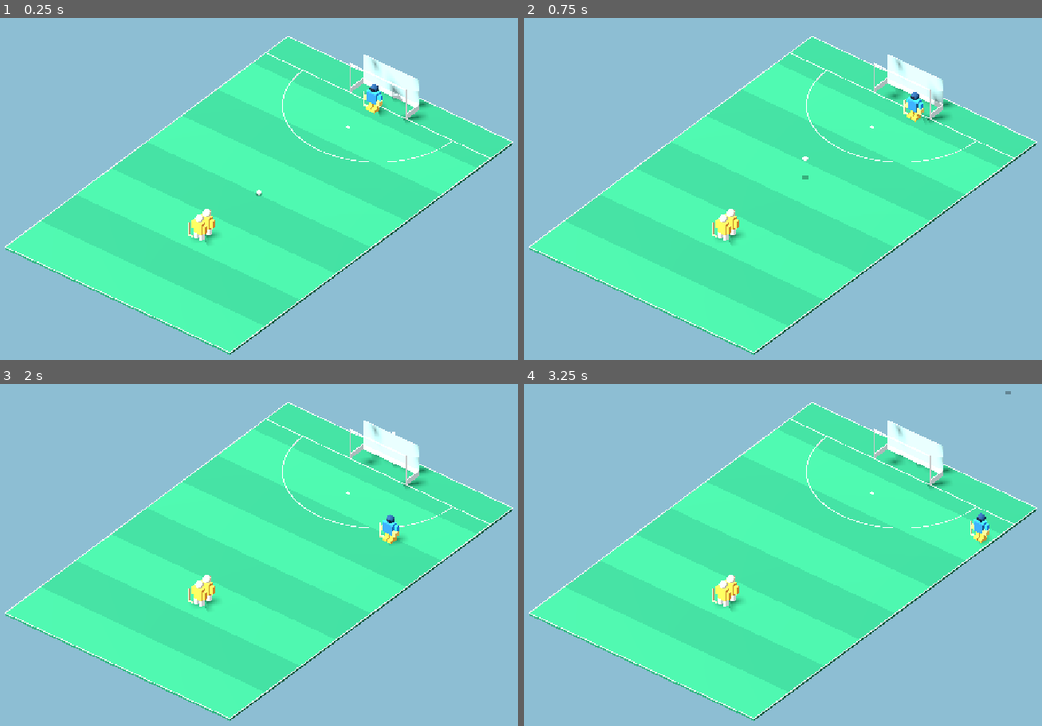
Above: before the commit, frames 1-4 (two rows, left to right).
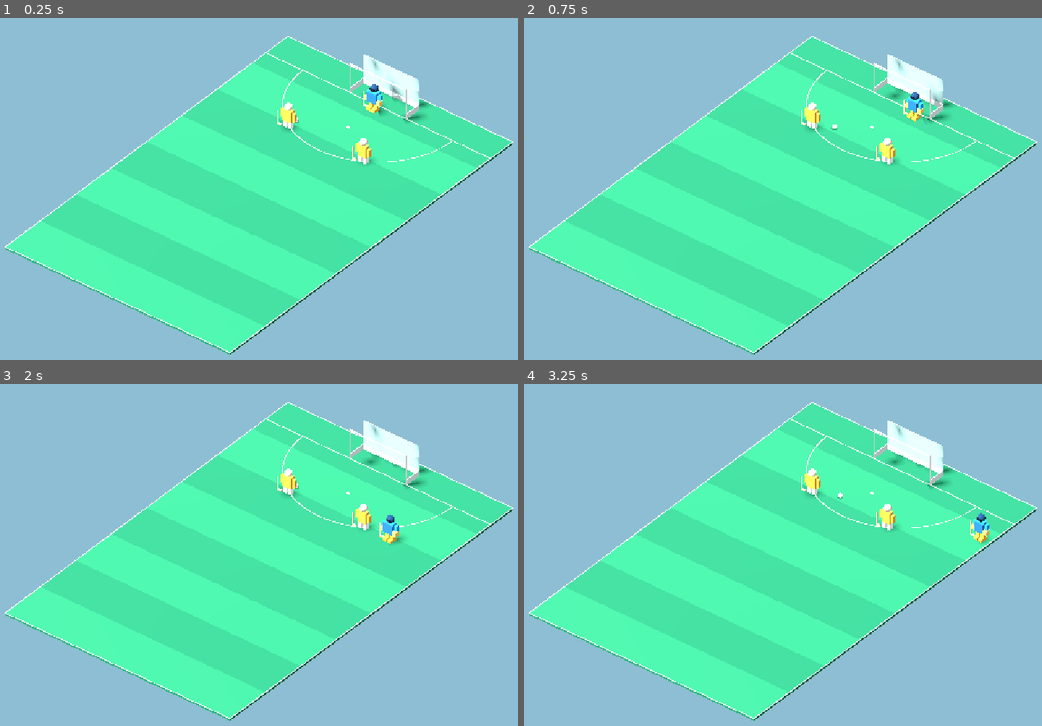
Above: after the commit, the same moments.

Repository: affarf/penalty-corner-challenge-3d
Game: Godot game, scene res://scenes/main_3d.tscn
Same seed, same stepped clock (60 frames per second), same inputs: the game is played once before the commit and once after it.
Inputs:
- Up to frame 1 (0.25 s): no input
- Up to frame 2 (0.75 s): tap Enter (ui_accept) at 0.5 s; hold D (move_right) from 0.53 s (still down); tap E at 0.6 s
- Up to frame 3 (2 s): tap Enter (ui_accept) at 0.77, 1.07, 1.52, 1.82 s; tap Space at 0.8, 1.35 s; release D (move_right) at 1.28 s; hold S (move_down) from 1.28 s (still down); tap R at 1.55 s
- Up to frame 4 (3.25 s): release S (move_down) at 2.03 s; hold D (move_right) 2.03-2.78 s; tap R at 2.1 s; tap Enter (ui_accept) at 2.3, 2.75, 2.85, 3.02 s; hold W (move_up) from 2.78 s (still down); tap E at 3.05 s

The runs differ from the first frame. In frame 1, 0.8% of the frame differs, in the area x 36-73%, y 24-67%; in frame 2, 0.8%; in frame 3, 0.8%; in frame 4, 0.8%.

Commit message:
Reposition Attacker and add passing and shooting

Diff:
--- a/scenes/main_3d.tscn
+++ b/scenes/main_3d.tscn
@@ -6,6 +6,7 @@
 [ext_resource type="PackedScene" uid="uid://bis2bfs16no5n" path="res://scenes/players/player_3d.tscn" id="4_le0cj"]
 [ext_resource type="PackedScene" uid="uid://b07ks1npamgy1" path="res://scenes/players/goalkeeper_3d.tscn" id="5_78blk"]
 [ext_resource type="PackedScene" uid="uid://bq4c863oi6gkk" path="res://scenes/ball/ball_3d.tscn" id="6_78blk"]
+[ext_resource type="Script" uid="uid://jrv34f8iw8rv" path="res://scripts/practice_manager.gd" id="7_a6i3j"]
 
 [node name="Prototype3D" type="Node3D" unique_id=2026045853]
 script = ExtResource("1_pt58c")
@@ -16,12 +17,16 @@
 [node name="Pitch3D" parent="." unique_id=2026071934 instance=ExtResource("3_kefov")]
 
 [node name="Attacker1" parent="." unique_id=359548197 instance=ExtResource("4_le0cj")]
-transform = Transform3D(1.1, 0, 0, 0, 1.1, 0, 0, 0, 1.1, 0, 0, 7)
+transform = Transform3D(1.1, 0, 0, 0, 1.1, 0, 0, 0, 1.1, -4, 0, -9)
 
 [node name="Attacker2" parent="." unique_id=1811710993 instance=ExtResource("4_le0cj")]
-transform = Transform3D(1.1, 0, 0, 0, 1.1, 0, 0, 0, 1.1, 0, 0, 8)
+transform = Transform3D(1.1, 0, 0, 0, 1.1, 0, 0, 0, 1.1, 4, 0, -9)
 
 [node name="Goalkeeper3D" parent="." unique_id=2044590347 instance=ExtResource("5_78blk")]
 transform = Transform3D(1.1, 0, 0, 0, 1.1, 0, 0, 0, 1.1, 0, 0, -15.5)
 
-[node name="Ball3d" parent="." unique_id=1700041622 instance=ExtResource("6_78blk")]
+[node name="Ball3D" parent="." unique_id=1700041622 instance=ExtResource("6_78blk")]
+transform = Transform3D(1, 0, 0, 0, 1, 0, 0, 0, 1, -4, 0, -4)
+
+[node name="PracticeManager" type="Node3D" parent="." unique_id=51378534]
+script = ExtResource("7_a6i3j")
--- a/scripts/ball/ball_3d.gd
+++ b/scripts/ball/ball_3d.gd
@@ -1,18 +1,24 @@
+
 
 extends Node3D
+class_name PracticeBall3D
+signal movement_finished
 
 @export var ball_radius: float = 0.22
-@export var travel_speed: float = 13.0
-@export var launch_height: float = 2.5
-@export var travel_distance: float = 12.0
+@export var pass_speed: float = 12.0
+@export var shot_speed: float = 20.0
+@export var aerial_height: float = 2.0
 
 var ball_mesh: MeshInstance3D
 var shadow_mesh: MeshInstance3D
 
 var moving: bool = false
-var progress: float = 0.0
+var travel_time: float = 1.0
+var elapsed: float = 0.0
+
 var start_position: Vector3
-var end_position: Vector3
+var target_position: Vector3
+var arc_height: float = 0.0
 
 
 func _ready() -> void:
@@ -20,39 +26,62 @@
 
 
 func _process(delta: float) -> void:
-	if Input.is_action_just_pressed("ui_accept") and not moving:
-		launch_ball()
+	if not moving:
+		return
 
-	if moving:
-		progress += delta * travel_speed / travel_distance
-		progress = clampf(progress, 0.0, 1.0)
+	elapsed += delta
+	var t: float = clampf(elapsed / travel_time, 0.0, 1.0)
 
-		var ground_position := start_position.lerp(
-			end_position,
-			progress
-		)
+	# Move across the pitch.
+	var ground_position := start_position.lerp(target_position, t)
+	position = ground_position
 
-		var height := sin(progress * PI) * launch_height
+	# Aerial shots use a visible arc.
+	var height := sin(t * PI) * arc_height
+	ball_mesh.position.y = ball_radius + height
 
-		position = ground_position
-		ball_mesh.position.y = ball_radius + height
+	# Shadow stays on the pitch.
+	shadow_mesh.scale = Vector3.ONE * (
+		1.0 - 0.25 * sin(t * PI)
+	)
 
-		# Shadow remains at ground level.
-		shadow_mesh.scale = Vector3.ONE * (
-			1.0 - progress * 0.25
-		)
-
-		if progress >= 1.0:
-			moving = false
-			ball_mesh.position.y = ball_radius
+	if t >= 1.0:
+		moving = false
+		ball_mesh.position.y = ball_radius
+		movement_finished.emit()
 
 
-func launch_ball() -> void:
+func move_to(
+	destination: Vector3,
+	speed: float,
+	height: float = 0.0
+) -> void:
+	start_position = position
+	target_position = Vector3(
+		destination.x,
+		0.0,
+		destination.z
+	)
+
+	var distance: float = start_position.distance_to(target_position)
+	travel_time = maxf(distance / maxf(speed, 0.1), 0.01)
+
+	arc_height = height
+	elapsed = 0.0
 	moving = true
-	progress = 0.0
 
-	start_position = position
-	end_position = start_position + Vector3(0, 0, -travel_distance)
+
+func reset_ball(destination: Vector3) -> void:
+	moving = false
+	elapsed = 0.0
+	arc_height = 0.0
+	position = Vector3(destination.x, 0.0, destination.z)
+
+	if ball_mesh != null:
+		ball_mesh.position.y = ball_radius
+
+	if shadow_mesh != null:
+		shadow_mesh.scale = Vector3.ONE
 
 
 func build_visuals() -> void:
@@ -65,27 +94,27 @@
 
 	var white := StandardMaterial3D.new()
 	white.albedo_color = Color.WHITE
+	white.roughness = 0.7
 
 	ball_mesh.mesh = sphere
 	ball_mesh.material_override = white
 	ball_mesh.position.y = ball_radius
 	add_child(ball_mesh)
 
-	# Shadow
 	shadow_mesh = MeshInstance3D.new()
 	shadow_mesh.name = "BallShadow"
 
-	var shadow := CylinderMesh.new()
-	shadow.top_radius = ball_radius * 1.3
-	shadow.bottom_radius = ball_radius * 1.3
-	shadow.height = 0.015
+	var disk := CylinderMesh.new()
+	disk.top_radius = ball_radius * 1.3
+	disk.bottom_radius = ball_radius * 1.3
+	disk.height = 0.015
 
-	var material := StandardMaterial3D.new()
-	material.albedo_color = Color(0, 0, 0, 0.3)
-	material.transparency = BaseMaterial3D.TRANSPARENCY_ALPHA
-	material.shading_mode = BaseMaterial3D.SHADING_MODE_UNSHADED
+	var shadow_material := StandardMaterial3D.new()
+	shadow_material.albedo_color = Color(0, 0, 0, 0.3)
+	shadow_material.transparency = BaseMaterial3D.TRANSPARENCY_ALPHA
+	shadow_material.shading_mode = BaseMaterial3D.SHADING_MODE_UNSHADED
 
-	shadow_mesh.mesh = shadow
-	shadow_mesh.material_override = material
+	shadow_mesh.mesh = disk
+	shadow_mesh.material_override = shadow_material
 	shadow_mesh.position.y = 0.025
 	add_child(shadow_mesh)
--- /dev/null
+++ b/scripts/practice_manager.gd
@@ -0,0 +1,111 @@
+
+extends Node3D
+
+enum Phase {
+	READY,
+	PASSING,
+	READY_TO_SHOOT,
+	SHOOTING,
+	FINISHED
+}
+
+@export var goal_z: float = -16.0
+
+@onready var ball = get_parent().get_node_or_null("Ball3D")
+@onready var attacker1: Node3D = get_parent().get_node("Attacker1")
+@onready var attacker2: Node3D = get_parent().get_node("Attacker2")
+
+var phase: Phase = Phase.READY
+
+
+func _ready() -> void:
+	if ball == null:
+		push_error("Ball3D is missing or has the wrong script.")
+		return
+
+	ball.movement_finished.connect(_on_ball_movement_finished)
+	reset_practice()
+
+
+func _unhandled_key_input(event: InputEvent) -> void:
+	if event is not InputEventKey:
+		return
+
+	if not event.pressed or event.echo:
+		return
+
+	match event.keycode:
+		KEY_E:
+			if phase == Phase.READY:
+				pass_ball()
+
+		KEY_SPACE:
+			if phase == Phase.READY_TO_SHOOT:
+				shoot_ball(event.shift_pressed)
+
+		KEY_R:
+			reset_practice()
+
+
+func pass_ball() -> void:
+	if ball == null:
+		push_error("Ball3D not found! Check scene tree and script.")
+		return
+
+	phase = Phase.PASSING
+
+	var destination := attacker2.position + Vector3(0, 0, -0.8)
+
+	ball.move_to(
+		destination,
+		ball.pass_speed,
+		0.0
+	)
+
+	print("PASS!")
+
+
+func shoot_ball(aerial: bool) -> void:
+	phase = Phase.SHOOTING
+
+	# Aim toward the center of the goal.
+	var destination := Vector3(0, 0, goal_z - 1.0)
+	var shot_height := 0.0
+
+	if aerial:
+		shot_height = ball.aerial_height
+
+	ball.move_to(
+		destination,
+		ball.shot_speed,
+		shot_height
+	)
+
+	if aerial:
+		print("AERIAL SHOT!")
+	else:
+		print("LOW SHOT!")
+
+
+func _on_ball_movement_finished() -> void:
+	match phase:
+		Phase.PASSING:
+			phase = Phase.READY_TO_SHOOT
+			print("PASS COMPLETE! Press SPACE to shoot.")
+
+		Phase.SHOOTING:
+			phase = Phase.FINISHED
+			print("SHOT COMPLETE! Press R to reset.")
+
+
+func reset_practice() -> void:
+	if ball == null:
+		return
+
+	phase = Phase.READY
+
+	# Start the ball slightly in front of Attacker1.
+	var start := attacker1.position + Vector3(0, 0, -1.0)
+	ball.reset_ball(start)
+
+	print("READY! Press E to pass.")
Not shown, added: scripts/practice_manager.gd.uid
